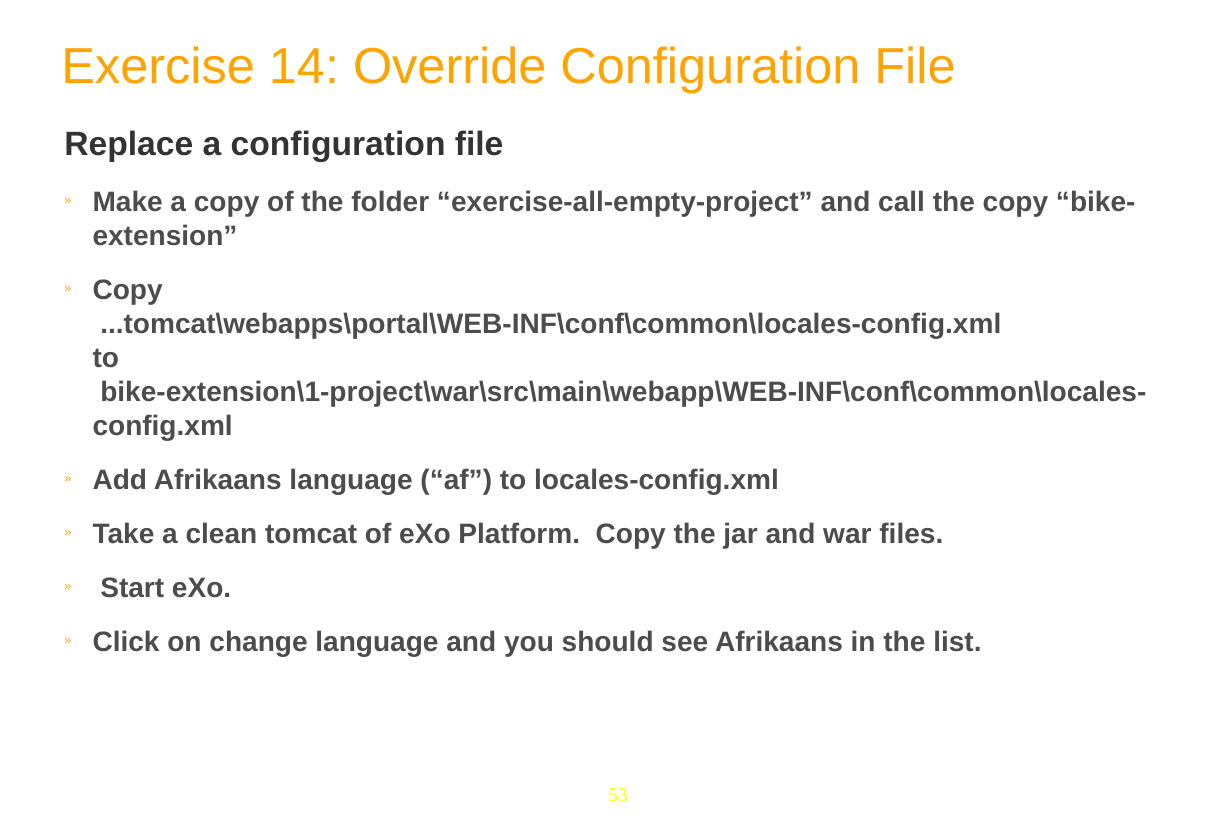
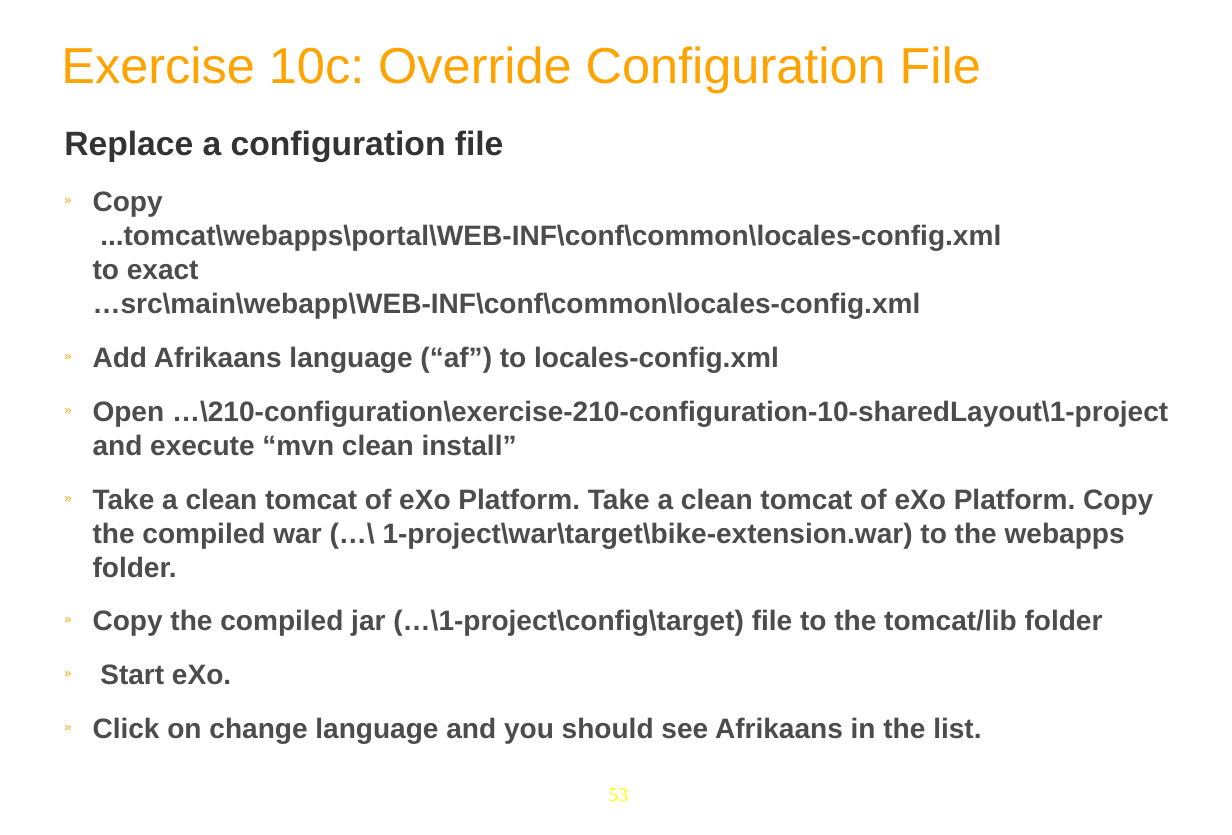
Before and after one commit to anhvurz90/training, a slide deck: slide 53 of exo-developer/210-configuration/slides/210-Portal-configuration-XDev-en.ppt. Drawn at 1232x835 pixels with LibreOffice and Linux fonts; fonts in the diff are those of the drawing; background and template pictures are left out. Boxes give left, top, right and bottom in pixels: in the first picture for what was removed or moved away, otherwise in the second. Text is boxed around its words. In the diff, an @@ line names an element or a change of style, - is before the commit and + after.

```diff
--- a/exo-developer/210-configuration/slides/210-Portal-configuration-XDev-en.ppt
+++ b/exo-developer/210-configuration/slides/210-Portal-configuration-XDev-en.ppt
@@ text at [61, 46, 981, 93]: text changed @@
-Exercise 14: Override Configuration File
+Exercise 10c: Override Configuration File
@@ text at [93, 191, 1001, 318]: text changed @@
-» Make a copy of the folder “exercise-all-empty-project” and call the copy “bike-extension”
-» Copy
-  ...tomcat\webapps\portal\WEB-INF\conf\common\locales-config.xml
-  to
-  bike-extension\1-project\war\src\main\webapp\WEB-INF\conf\common\locales-config.xml
+» Copy
+  ...tomcat\webapps\portal\WEB-INF\conf\common\locales-config.xml
+  to exact
+  …src\main\webapp\WEB-INF\conf\common\locales-config.xml
@@ text at [93, 400, 1168, 635]: text changed @@
-» Take a clean tomcat of eXo Platform. Copy the jar and war files.
+  » Open …\210-configuration\exercise-210-configuration-10-sharedLayout\1-project and execute “mvn clean install”
+  » Take a clean tomcat of eXo Platform. Take a clean tomcat of eXo Platform. Copy the compiled war (…\ 1-project\war\target\bike-extension.war) to the webapps folder.
+» Copy the compiled jar (…\1-project\config\target) file to the tomcat/lib folder
```
Also in this commit, not shown: 6 other slides changed, 1 other file.
